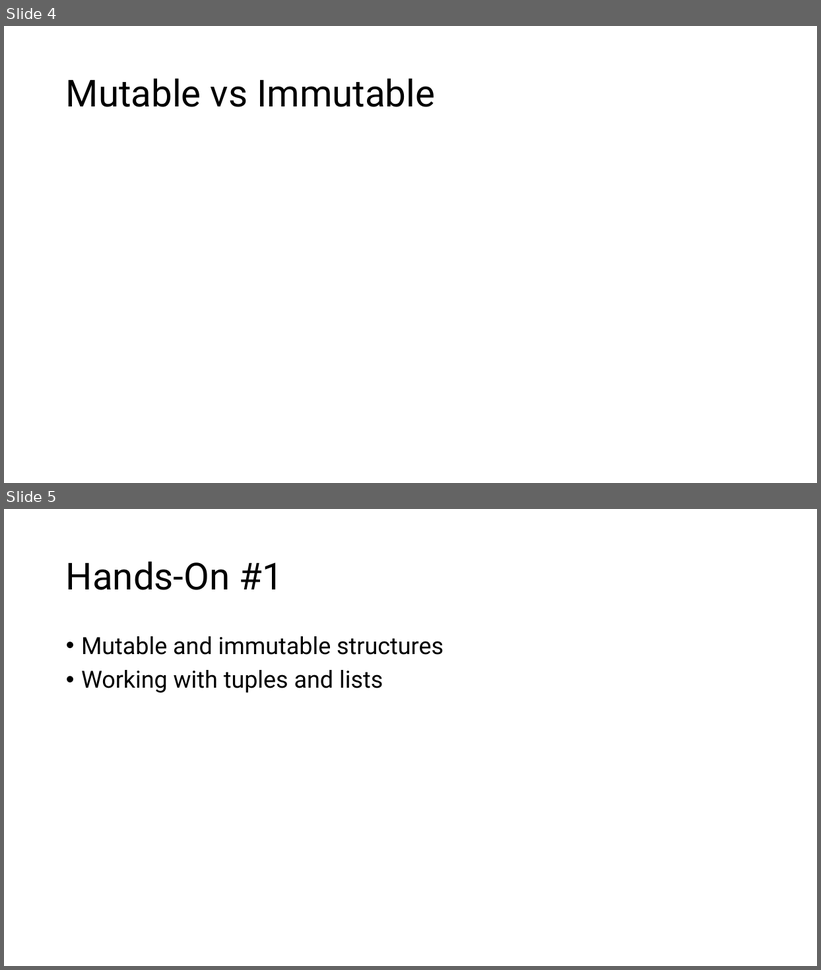
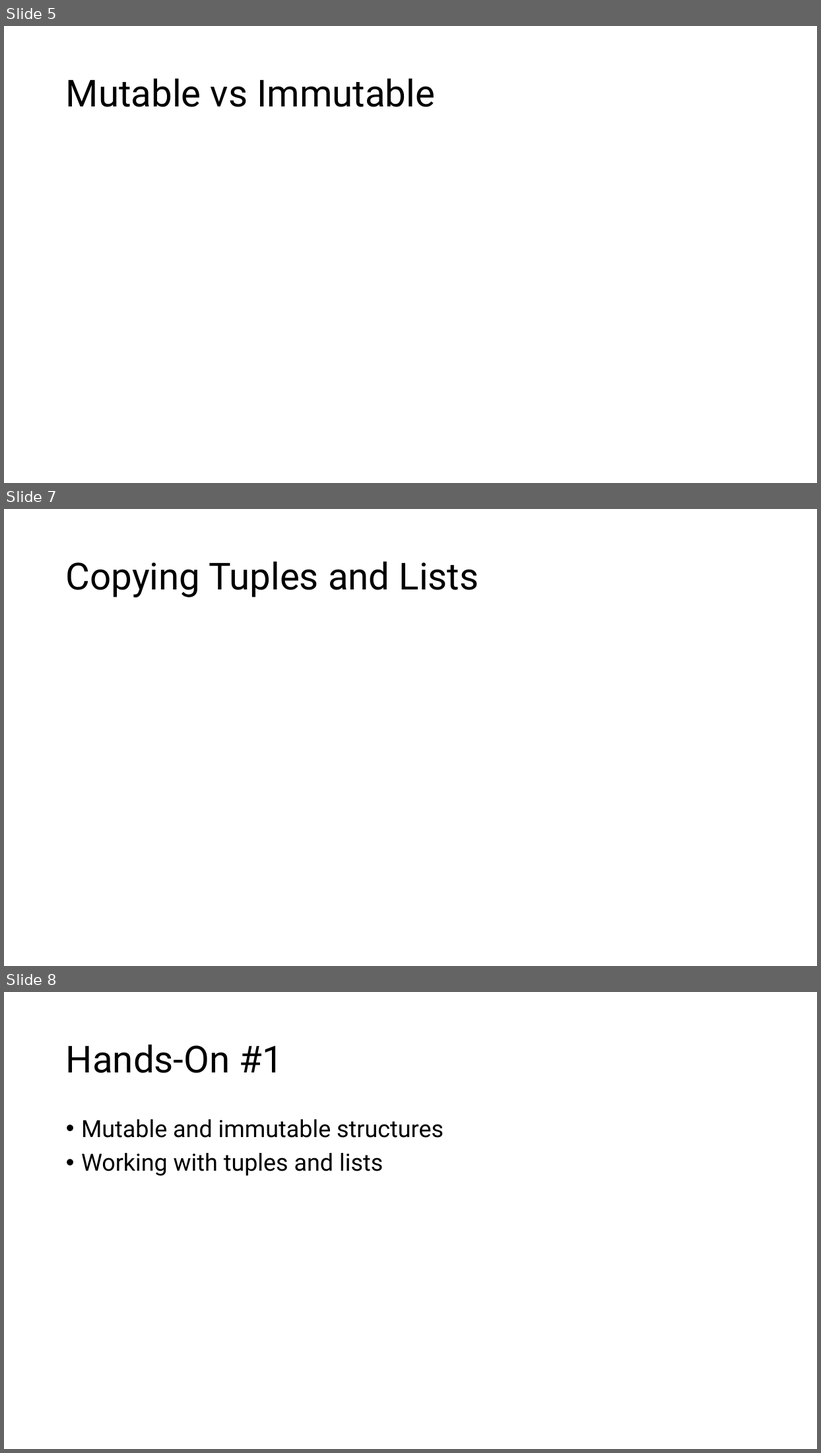
Before and after one commit to CyberDave80/AI2C-Prereqs, a slide deck: lesson06/Data Structures Basics/Data Structures Basics.pptx. Shown one above the other, each under a label of ours: slides 4 and 5 before the commit, slides 5, 7 and 8 after it; the slides between them are not shown. The pictures are 821x970 and 821x1453 pixels, drawn with LibreOffice and Linux fonts; fonts in the diff are those of the drawing. Boxes give left, top, right and bottom in pixels: in the first picture for what was removed or moved away, otherwise in the second. Text is boxed around its words. In the diff, an @@ line names an element or a change of style, - is before the commit and + after.

```diff
--- a/lesson06/Data Structures Basics/Data Structures Basics.pptx
+++ b/lesson06/Data Structures Basics/Data Structures Basics.pptx
@@ slide 7 added at box(4, 509, 817, 966), background #FFFFFF @@
@@ title added at box(66, 561, 479, 597), 44 pt, text #000000 @@
+Copying Tuples and Lists
@@ what was slide 4 is now slide 5 @@
@@ what was slide 5 is now slide 8 @@
```
Also in this commit, not shown: 2 other slides added, 7 other files.
